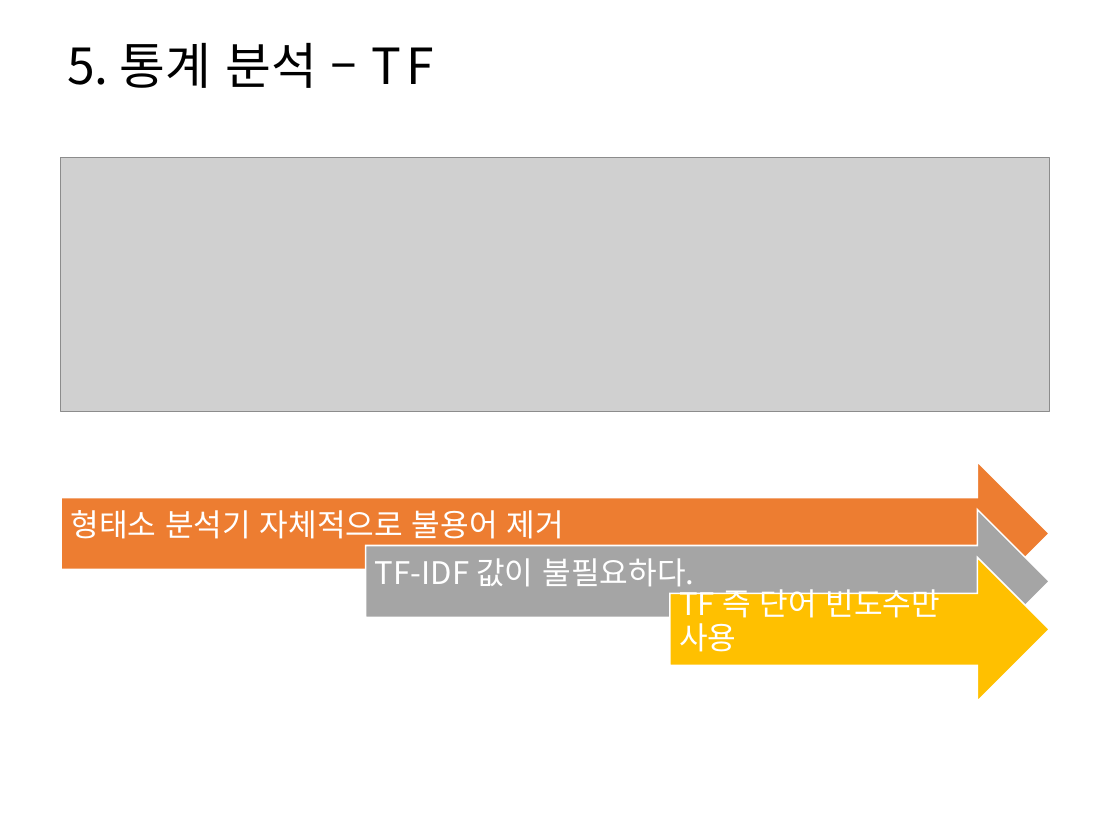
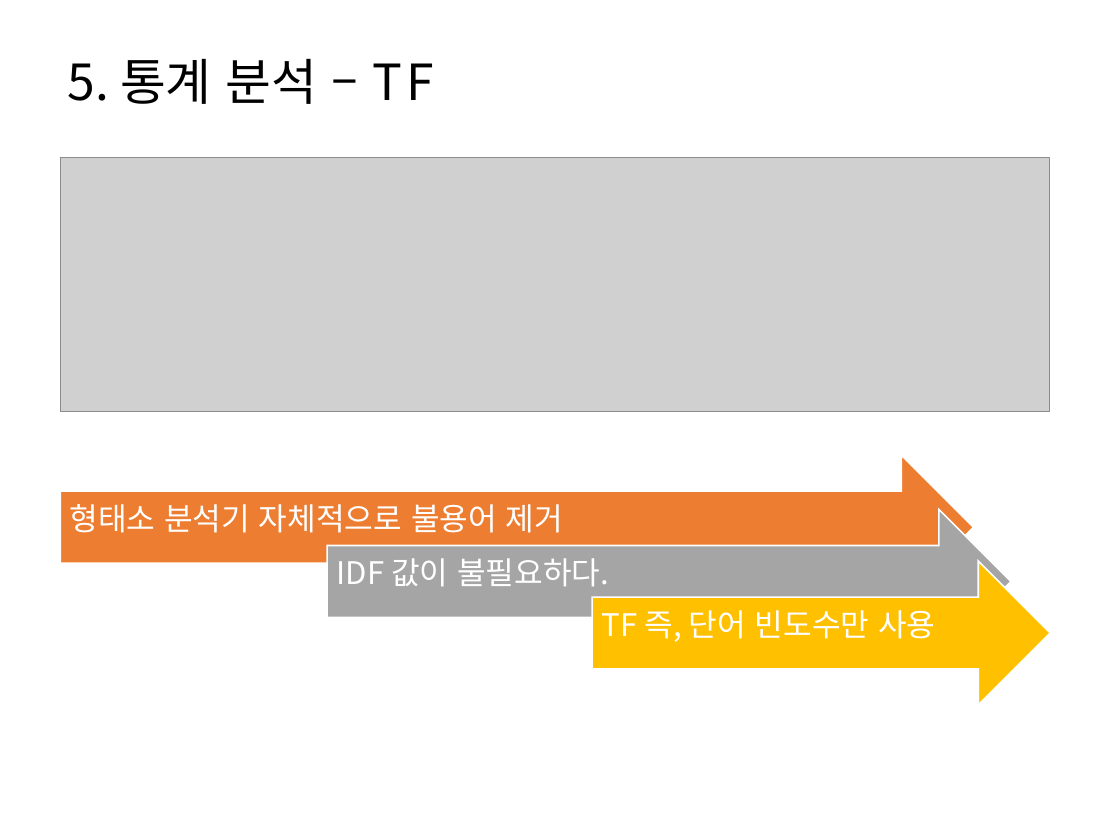
Before and after one commit to HaYongdae/issuewhatshow, a slide deck: slide 19 of doc/최종 PPT.pptx (slide 18 before the commit). Drawn at 1120x840 pixels with LibreOffice and Linux fonts; fonts in the diff are those of the drawing; grey boxes stand for pictures. Boxes give left, top, right and bottom in pixels: in the first picture for what was removed or moved away, otherwise in the second. Text is boxed around its words. In the diff, an @@ line names an element or a change of style, - is before the commit and + after.

```diff
--- a/doc/최종 PPT.pptx
+++ b/doc/최종 PPT.pptx
@@ title "5. 통계 분석 – TF": place and size @@
-title "5. 통계 분석 – TF" at bbox=[67, 43, 434, 88]
+title "5. 통계 분석 – TF" at bbox=[67, 59, 434, 104]
@@ right arrow: place and size @@
-right arrow at bbox=[62, 461, 1049, 605]
+right arrow at bbox=[60, 456, 973, 599]
@@ text "형태소 분석기 자체적으로 불용어 제거" rewrapped from bbox=[71, 510, 564, 545] to bbox=[70, 504, 563, 533] @@
@@ right arrow: place and size @@
-right arrow at bbox=[365, 510, 1049, 653]
+right arrow at bbox=[327, 510, 1011, 653]
@@ text at bbox=[336, 558, 609, 587]: text changed @@
-TF-IDF 값이 불필요하다.
+IDF 값이 불필요하다.
@@ right arrow: place and size @@
-right arrow at bbox=[670, 558, 1049, 701]
+right arrow at bbox=[592, 561, 1051, 704]
@@ text at bbox=[601, 610, 935, 642]: text changed @@
-TF 즉 단어 빈도수만 사용
+TF 즉, 단어 빈도수만 사용
```
Also in this commit, not shown: 11 other slides changed, 2 slides added, 2 slides removed.
